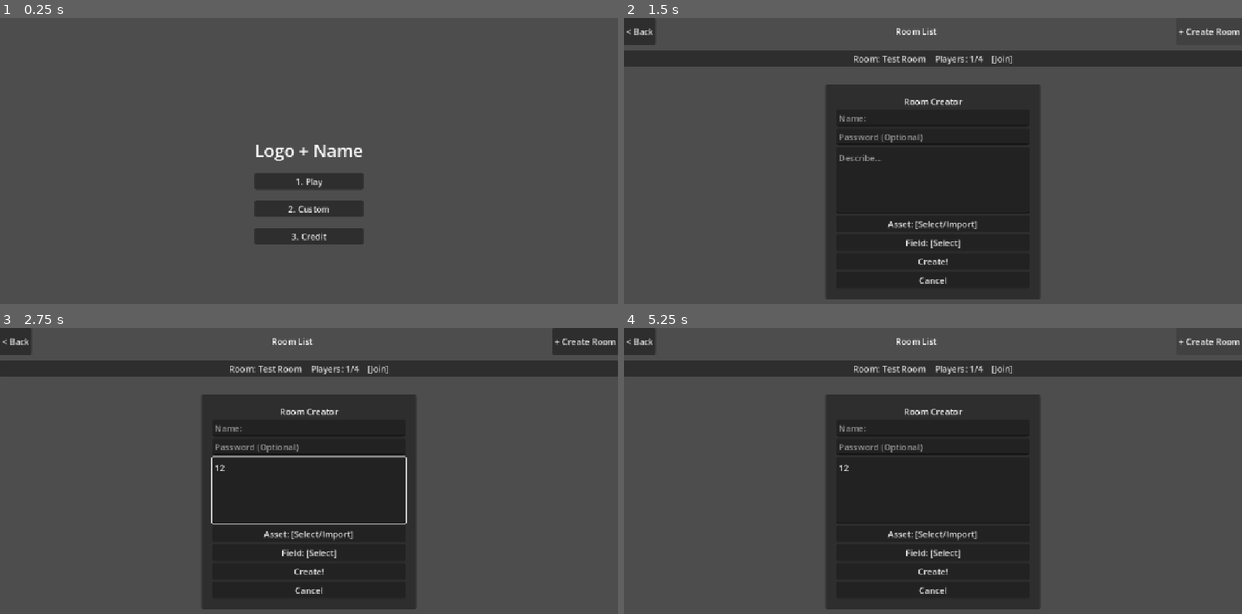
Above: before the commit, frames 1-4 (two rows, left to right).
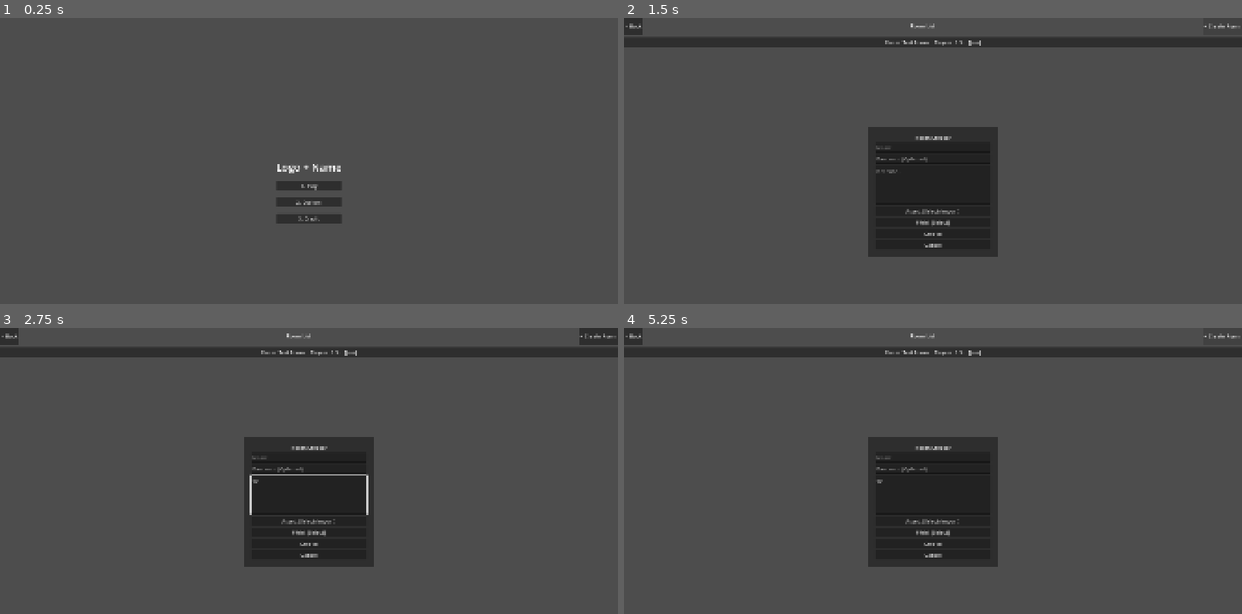
Above: after the commit, the same moments.

Repository: F1A-M0ND/CratAble
Game: Godot game, scene res://scenes/MainMenu.tscn
The game is run twice, just before and just after one commit, with the same random seed, the same clock (stepped at 60 frames per second) and the same inputs. After the commit the project has no main scene; this scene is started directly in both runs.
Inputs (mouse positions are in pixels of both pictures, inside the frame that each line leads up to):
- Up to frame 1 (0.25 s): no input
- Up to frame 2 (1.5 s): click "1. Play" at 0.5 s; click "+ Create Room" at 1.25 s
- Up to frame 3 (2.75 s): click (309, 491) at 2.02 s; type "12" at 2.1 s
- Up to frame 4 (5.25 s): click "Asset: [Select/Import]" at 2.75 s; click "Field: [Select]" at 3.5 s; click "Create!" at 4.25 s; click "+ Create Room" at 5 s

The runs differ from the first frame. In frame 1, 3.2% of the frame differs, in the area x 41-59%, y 44-80%; in frame 2, 26%; in frame 3, 26%, in the area x 0-100%, y 0-99%; in frame 4, 26%.

Commit message:
Add files via upload
รวมระหว่างหน้าเมนูกับกระดานวางการ์ดแล้ว ทำ UI ใหม่แล้วก็ทำส่วน ครอปตัดรูปตอนอัพโหลดแล้ว 
8/4/2569

Diff:
--- /dev/null
+++ b/Card.tscn
@@ -0,0 +1,142 @@
+[gd_scene format=3 uid="uid://h07cwbbifmjd"]
+
+[ext_resource type="Script" path="res://Card.gd" id="1_21rx5"]
+[ext_resource type="Texture2D" uid="uid://drxivlquyypnc" path="res://picture/card plate.png" id="2_3ujke"]
+[ext_resource type="Texture2D" uid="uid://dp6kh536a6x2g" path="res://picture/tohoCard.PNG" id="3_wi8ie"]
+
+[sub_resource type="RectangleShape2D" id="RectangleShape2D_lquar"]
+size = Vector2(144, 200)
+
+[sub_resource type="Animation" id="Animation_biir0"]
+length = 0.001
+tracks/0/type = "value"
+tracks/0/imported = false
+tracks/0/enabled = true
+tracks/0/path = NodePath("CardBackImage:z_index")
+tracks/0/interp = 1
+tracks/0/loop_wrap = true
+tracks/0/keys = {
+"times": PackedFloat32Array(0),
+"transitions": PackedFloat32Array(1),
+"update": 1,
+"values": [0]
+}
+tracks/1/type = "value"
+tracks/1/imported = false
+tracks/1/enabled = true
+tracks/1/path = NodePath("CardBackImage:scale")
+tracks/1/interp = 1
+tracks/1/loop_wrap = true
+tracks/1/keys = {
+"times": PackedFloat32Array(0),
+"transitions": PackedFloat32Array(1),
+"update": 0,
+"values": [Vector2(0.128, 0.128)]
+}
+tracks/2/type = "value"
+tracks/2/imported = false
+tracks/2/enabled = true
+tracks/2/path = NodePath("Card_image:scale")
+tracks/2/interp = 1
+tracks/2/loop_wrap = true
+tracks/2/keys = {
+"times": PackedFloat32Array(0),
+"transitions": PackedFloat32Array(1),
+"update": 0,
+"values": [Vector2(0.12813622, 0.12813622)]
+}
+tracks/3/type = "value"
+tracks/3/imported = false
+tracks/3/enabled = true
+tracks/3/path = NodePath("Card_image:z_index")
+tracks/3/interp = 1
+tracks/3/loop_wrap = true
+tracks/3/keys = {
+"times": PackedFloat32Array(0),
+"transitions": PackedFloat32Array(1),
+"update": 1,
+"values": [-1]
+}
+
+[sub_resource type="Animation" id="Animation_jeldj"]
+resource_name = "card_flip"
+tracks/0/type = "value"
+tracks/0/imported = false
+tracks/0/enabled = true
+tracks/0/path = NodePath("CardBackImage:z_index")
+tracks/0/interp = 1
+tracks/0/loop_wrap = true
+tracks/0/keys = {
+"times": PackedFloat32Array(0, 0.1),
+"transitions": PackedFloat32Array(1, 1),
+"update": 1,
+"values": [0, -1]
+}
+tracks/1/type = "value"
+tracks/1/imported = false
+tracks/1/enabled = true
+tracks/1/path = NodePath("CardBackImage:scale")
+tracks/1/interp = 1
+tracks/1/loop_wrap = true
+tracks/1/keys = {
+"times": PackedFloat32Array(0, 0.1),
+"transitions": PackedFloat32Array(1, 1),
+"update": 0,
+"values": [Vector2(0.128, 0.128), Vector2(0.013, 0.128)]
+}
+tracks/2/type = "value"
+tracks/2/imported = false
+tracks/2/enabled = true
+tracks/2/path = NodePath("Card_image:z_index")
+tracks/2/interp = 1
+tracks/2/loop_wrap = true
+tracks/2/keys = {
+"times": PackedFloat32Array(0, 0.1),
+"transitions": PackedFloat32Array(1, 1),
+"update": 1,
+"values": [-1, 0]
+}
+tracks/3/type = "value"
+tracks/3/imported = false
+tracks/3/enabled = true
+tracks/3/path = NodePath("Card_image:scale")
+tracks/3/interp = 1
+tracks/3/loop_wrap = true
+tracks/3/keys = {
+"times": PackedFloat32Array(0, 0.1, 0.2),
+"transitions": PackedFloat32Array(1, 1, 1),
+"update": 0,
+"values": [Vector2(0.12813622, 0.12813622), Vector2(0.013, 0.128), Vector2(0.128, 0.128)]
+}
+
+[sub_resource type="AnimationLibrary" id="AnimationLibrary_hi0kq"]
+_data = {
+&"RESET": SubResource("Animation_biir0"),
+&"card_flip": SubResource("Animation_jeldj")
+}
+
+[node name="card" type="Node2D" unique_id=1952102809]
+z_index = -2
+position = Vector2(150, 890)
+script = ExtResource("1_21rx5")
+
+[node name="CardBackImage" type="Sprite2D" parent="." unique_id=886778252]
+scale = Vector2(0.128, 0.128)
+texture = ExtResource("2_3ujke")
+
+[node name="Card_image" type="Sprite2D" parent="." unique_id=1411221860]
+z_index = -1
+position = Vector2(-2.3841858e-07, 1.1920929e-07)
+scale = Vector2(0.12813622, 0.12813622)
+texture = ExtResource("3_wi8ie")
+
+[node name="Area2D" type="Area2D" parent="." unique_id=201524054]
+
+[node name="CollisionShape2D" type="CollisionShape2D" parent="Area2D" unique_id=80612757]
+shape = SubResource("RectangleShape2D_lquar")
+
+[node name="AnimationPlayer" type="AnimationPlayer" parent="." unique_id=278247838]
+libraries/ = SubResource("AnimationLibrary_hi0kq")
+
+[connection signal="mouse_entered" from="Area2D" to="." method="_on_area_2d_mouse_entered"]
+[connection signal="mouse_exited" from="Area2D" to="." method="_on_area_2d_mouse_exited"]
--- /dev/null
+++ b/CardSlot.tscn
@@ -0,0 +1,21 @@
+[gd_scene format=3 uid="uid://ccobel3kjsdot"]
+
+[ext_resource type="Texture2D" uid="uid://drxivlquyypnc" path="res://picture/card plate.png" id="1_hyp6g"]
+
+[sub_resource type="RectangleShape2D" id="RectangleShape2D_gcxqu"]
+size = Vector2(1116.0001, 1556.1123)
+
+[node name="CardSlot" type="Node2D" unique_id=1771542860]
+
+[node name="CardSlotImage" type="Sprite2D" parent="." unique_id=202807458]
+scale = Vector2(0.12724014, 0.12724018)
+texture = ExtResource("1_hyp6g")
+
+[node name="Area2D" type="Area2D" parent="." unique_id=858395743]
+scale = Vector2(0.12724014, 0.12724018)
+collision_layer = 2
+collision_mask = 2
+
+[node name="CollisionShape2D" type="CollisionShape2D" parent="Area2D" unique_id=1410788425]
+position = Vector2(-1.499015e-05, -1.873768e-06)
+shape = SubResource("RectangleShape2D_gcxqu")
--- a/project.godot
+++ b/project.godot
@@ -8,11 +8,15 @@
 
 config_version=5
 
+[animation]
+
+compatibility/default_parent_skeleton_in_mesh_instance_3d=true
+
 [application]
 
-config/name="Card Game Prototype Workspace"
-run/main_scene="res://scenes/MainMenu.tscn"
-config/features=PackedStringArray("4.5", "Forward Plus")
+config/name="Card Game Prototype Workspace(MAIN)"
+run/main_scene="res://scenes/MainShell.tscn"
+config/features=PackedStringArray("4.6", "Forward Plus")
 
 [autoload]
 
@@ -20,7 +24,12 @@
 
 [display]
 
+window/size/viewport_width=1920
+window/size/viewport_height=1080
 window/size/mode=2
 window/stretch/mode="canvas_items"
-window/stretch/aspect="expand"
 window/vsync/vsync_mode=2
+
+[gui]
+
+theme/default_font_size=28
